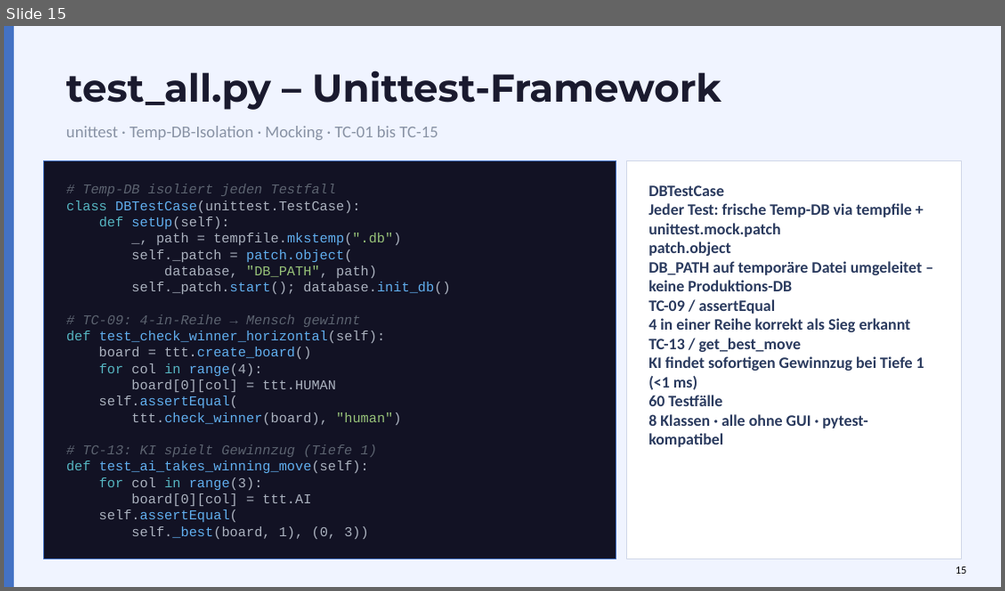
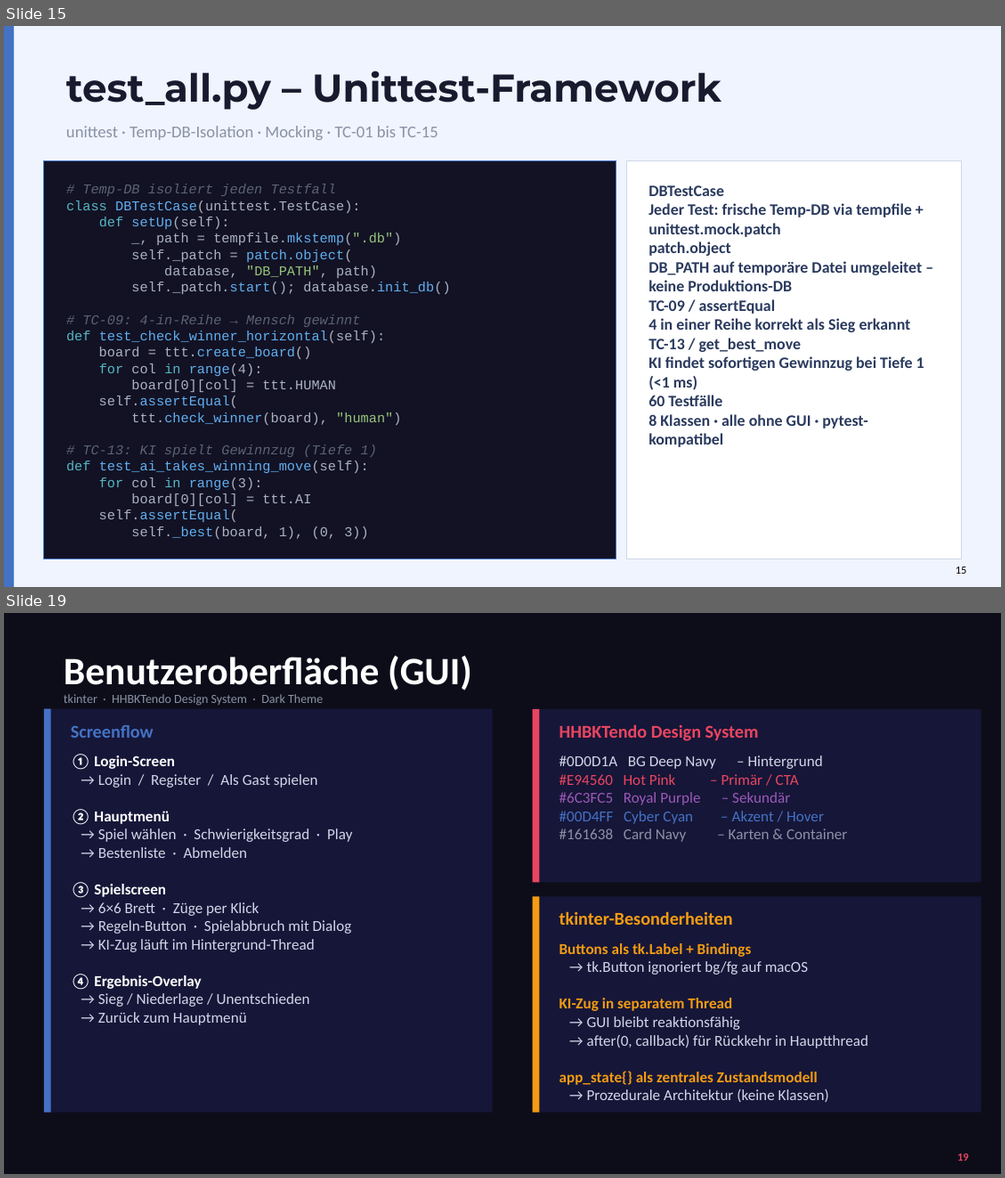
Before and after one commit to Tasterloster/Projekt_berufsschule, a slide deck: Präsentation/Präsentation_Projekt/HHBKTendo_Praesentation_1.pptx. Shown one above the other, each under a label of ours: slide 15 before the commit, slides 15 and 19 after it; the slides between them are not shown. The pictures are 1005x591 and 1005x1178 pixels, drawn with LibreOffice and Linux fonts; fonts in the diff are those of the drawing. Boxes give left, top, right and bottom in pixels: in the first picture for what was removed or moved away, otherwise in the second. Text is boxed around its words. In the diff, an @@ line names an element or a change of style, - is before the commit and + after.

```diff
--- a/Präsentation/Präsentation_Projekt/HHBKTendo_Praesentation_1.pptx
+++ b/Präsentation/Präsentation_Projekt/HHBKTendo_Praesentation_1.pptx
@@ slide 19 added at [4, 613, 1001, 1174], background #0D0D1A @@
@@ text added at [64, 656, 472, 690], 28 pt, text #FFFFFF, bold @@
+Benutzeroberfläche (GUI)
@@ rectangle added at [44, 709, 493, 1111], fill #161638 @@
@@ rectangle added at [44, 709, 51, 1111], fill #4472C4 @@
@@ text added at [64, 694, 323, 706], 9 pt, text #8A92A4 @@
+tkinter · HHBKTendo Design System · Dark Theme
@@ rectangle added at [533, 709, 981, 882], fill #161638 @@
@@ rectangle added at [533, 709, 539, 882], fill #E94560 @@
@@ text added at [71, 725, 154, 738], 13 pt, text #4472C4, bold @@
+Screenflow
@@ text added at [559, 724, 759, 741], 13 pt, text #E94560, bold @@
+HHBKTendo Design System
@@ text added at [71, 754, 352, 1025], 11 pt, text #D0D7E8 @@
+① Login-Screen
+→ Login / Register / Als Gast spielen
+② Hauptmenü
+→ Spiel wählen · Schwierigkeitsgrad · Play
+→ Bestenliste · Abmelden
+③ Spielscreen
+→ 6×6 Brett · Züge per Klick
+→ Regeln-Button · Spielabbruch mit Dialog
+→ KI-Zug läuft im Hintergrund-Thread
+④ Ergebnis-Overlay
+→ Sieg / Niederlage / Unentschieden
+→ Zurück zum Hauptmenü
@@ text added at [559, 755, 847, 842], 11 pt, text #8A92A4 @@
+#0D0D1A BG Deep Navy – Hintergrund
+#E94560 Hot Pink – Primär / CTA
+#6C3FC5 Royal Purple – Sekundär
+#00D4FF Cyber Cyan – Akzent / Hover
+#161638 Card Navy – Karten & Container
@@ rectangle added at [533, 896, 981, 1111], fill #161638 @@
@@ rectangle added at [533, 896, 539, 1111], fill #F39C12 @@
@@ text added at [559, 911, 733, 925], 13 pt, text #F39C12, bold @@
+tkinter-Besonderheiten
@@ text added at [559, 943, 868, 1102], 11 pt, text #D0D7E8 @@
+Buttons als tk.Label + Bindings
+→ tk.Button ignoriert bg/fg auf macOS
+KI-Zug in separatem Thread
+→ GUI bleibt reaktionsfähig
+→ after(0, callback) für Rückkehr in Hauptthread
+app_state{} als zentrales Zustandsmodell
+→ Prozedurale Architektur (keine Klassen)
@@ text added at [957, 1153, 969, 1160], 8 pt, text #E94560, bold @@
+19
```
Also in this commit, not shown: 1 slide changed, 5 other slides added.
